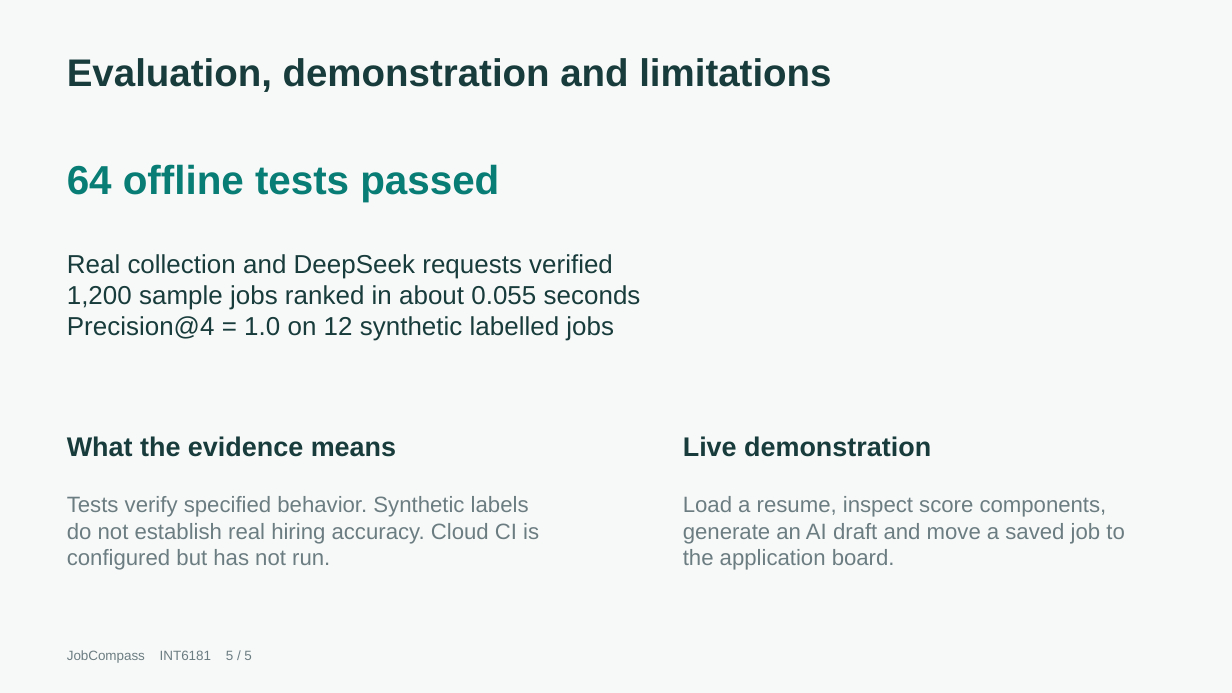
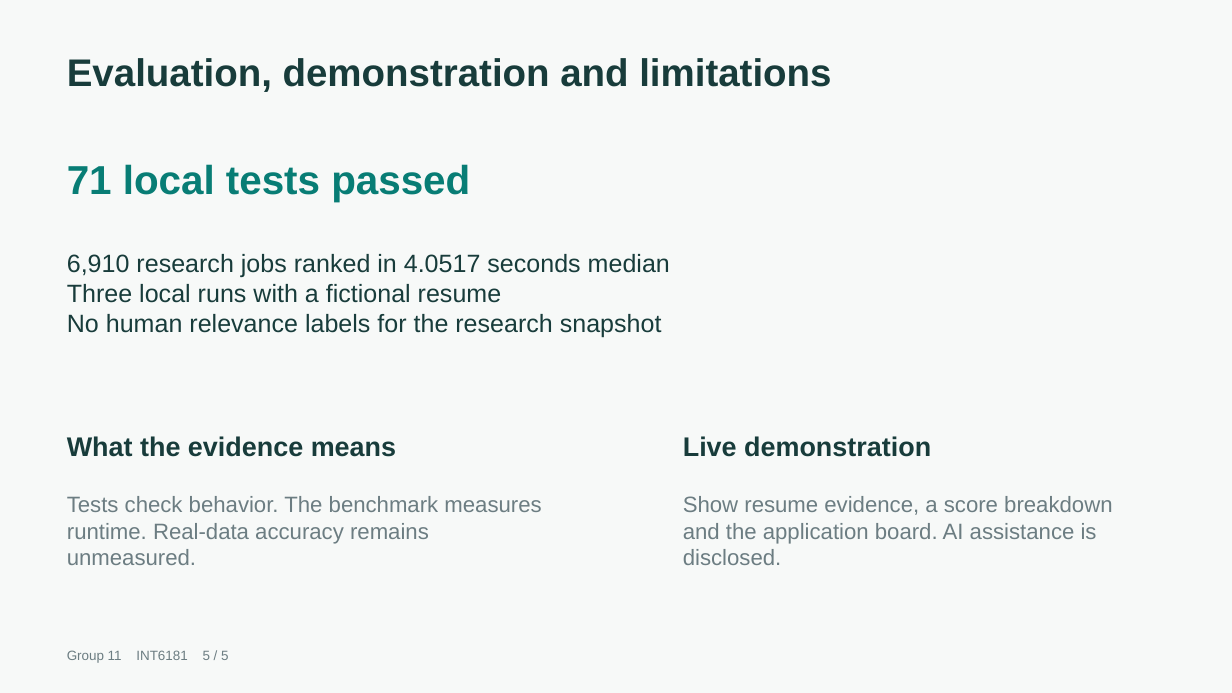
Before and after one commit to OpalliaHub/opalliahub, a slide deck: slide 5 of group11_presentation.pptx. Drawn at 1232x693 pixels with LibreOffice and Linux fonts; fonts in the diff are those of the drawing. Boxes give left, top, right and bottom in pixels: in the first picture for what was removed or moved away, otherwise in the second. Text is boxed around its words. In the diff, an @@ line names an element or a change of style, - is before the commit and + after.

Commit message:
Update Group 11 course materials and launch guidance

```diff
--- a/group11_presentation.pptx
+++ b/group11_presentation.pptx
@@ text at <box>67,164,470,202</box>: text changed @@
-64 offline tests passed
+71 local tests passed
@@ text at <box>67,254,670,338</box>: text changed; size 20.2 to 19.5 pt @@
-Real collection and DeepSeek requests verified
-1,200 sample jobs ranked in about 0.055 seconds
-Precision@4 = 1.0 on 12 synthetic labelled jobs
+6,910 research jobs ranked in 4.0517 seconds median
+Three local runs with a fictional resume
+No human relevance labels for the research snapshot
@@ text at <box>67,496,541,565</box>: text changed @@
-Tests verify specified behavior. Synthetic labels do not establish real hiring accuracy. Cloud CI is configured but has not run.
+Tests check behavior. The benchmark measures runtime. Real-data accuracy remains unmeasured.
@@ text at <box>683,496,1112,565</box>: text changed @@
-Load a resume, inspect score components, generate an AI draft and move a saved job to the application board.
+Show resume evidence, a score breakdown and the application board. AI assistance is disclosed.
@@ text at <box>67,650,228,663</box>: text changed @@
-JobCompass INT6181 5 / 5
+Group 11 INT6181 5 / 5
```
Also in this commit, not shown: 3 other slides changed, 1 slide added, 1 slide removed, 10 other files.
